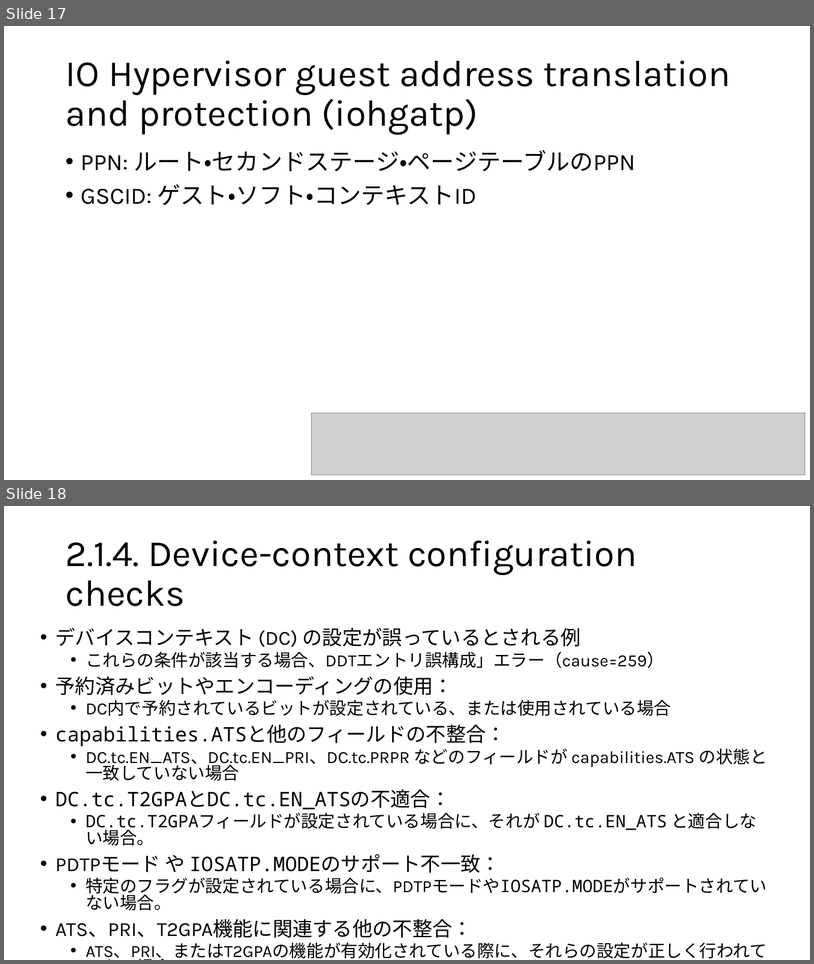
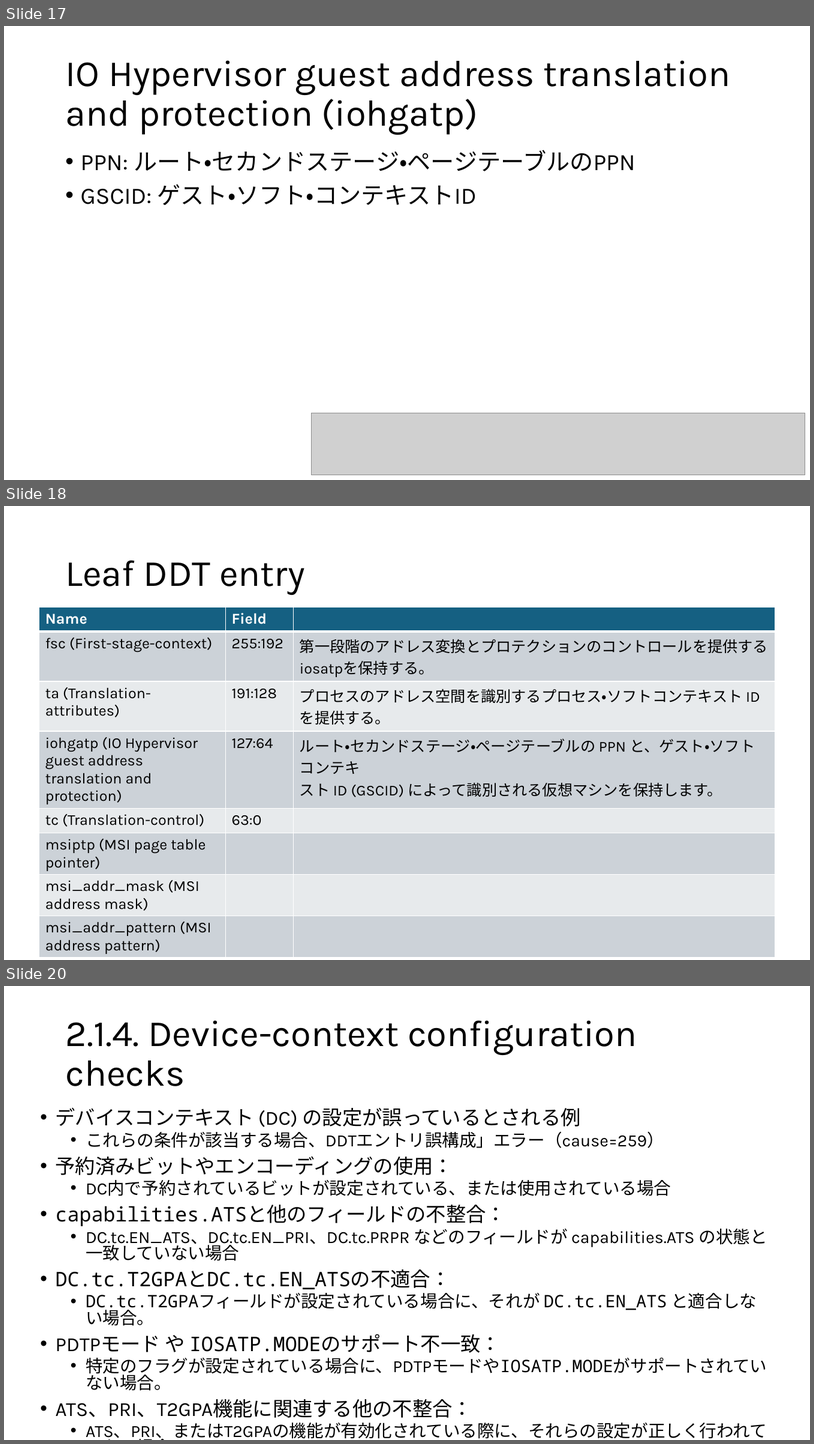
Before and after one commit to msyksphinz-self/riscv-iommu-ja, a slide deck: iommu.pptx. Shown one above the other, each under a label of ours: slides 17 and 18 before the commit, slides 17, 18 and 20 after it; the slides between them are not shown. The pictures are 814x964 and 814x1444 pixels, drawn with LibreOffice and Linux fonts; fonts in the diff are those of the drawing; grey boxes stand for pictures. Boxes give left, top, right and bottom in pixels: in the first picture for what was removed or moved away, otherwise in the second. Text is boxed around its words. In the diff, an @@ line names an element or a change of style, - is before the commit and + after.

```diff
--- a/iommu.pptx
+++ b/iommu.pptx
@@ slide 18 added at [4,506,810,960], background #FFFFFF @@
@@ title added at [65,560,305,595], 44 pt, text #000000 @@
+Leaf DDT entry
@@ table added at [39,607,775,956], 8 rows, 3 columns @@
+Name | Field | 
+fsc (First-stage-context) | 255:192 | 第一段階のアドレス変換とプロテクションのコントロールを提供するiosatpを保持する。
+ta (Translation-attributes) | 191:128 | プロセスのアドレス空間を識別するプロセス・ソフトコンテキスト ID を提供する。
+iohgatp (IO Hypervisor guest address translation and protection) | 127:64 | ルート・セカンドステージ・ページテーブルの PPN と、ゲスト・ソフトコンテキ / スト ID (GSCID) によって識別される仮想マシンを保持します。
+tc (Translation-control) | 63:0 | 
+msiptp (MSI page table pointer) |  | 
+msi_addr_mask (MSI address mask) |  | 
+msi_addr_pattern (MSI address pattern) |  | 
@@ what was slide 18 is now slide 20 @@
```
Also in this commit, not shown: 1 other slide added, 1 other file.
